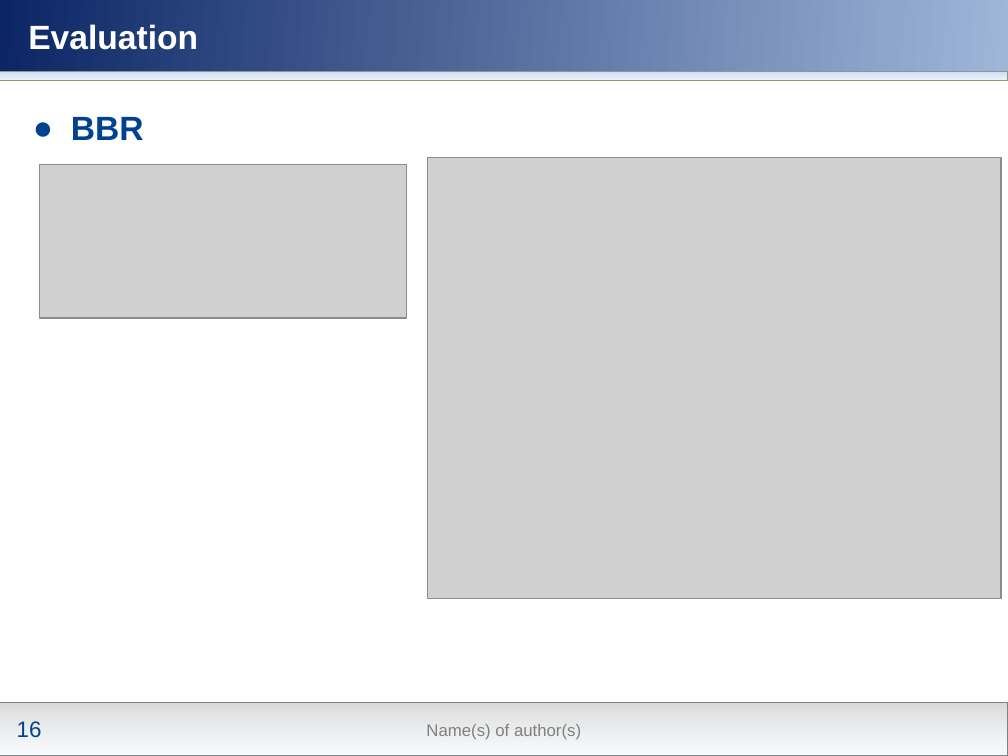
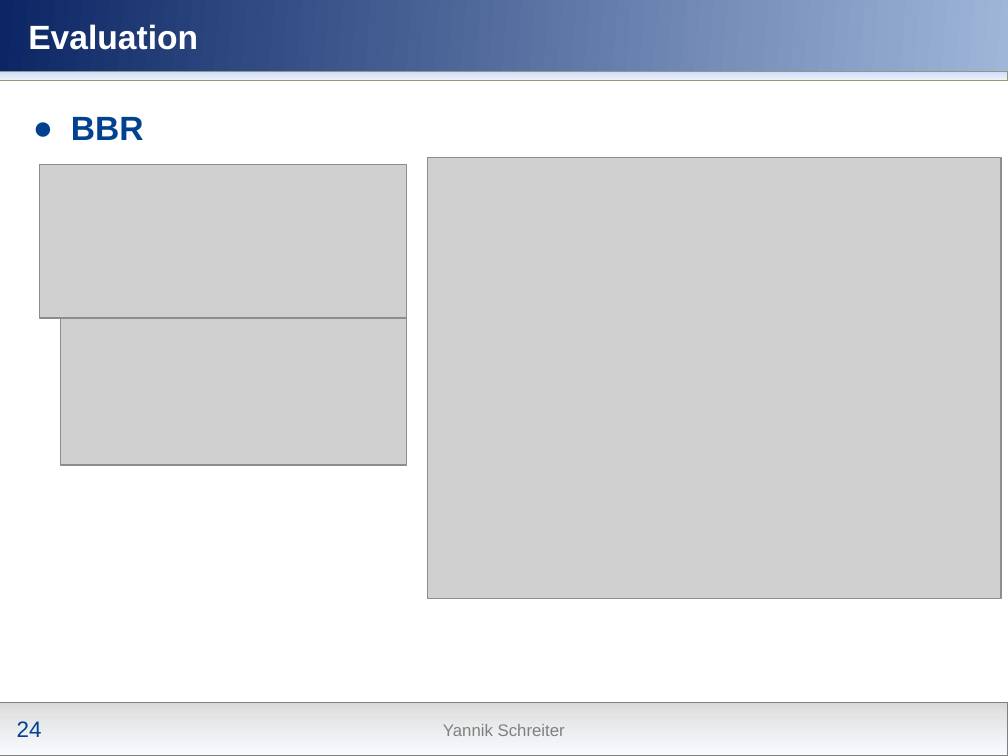
Before and after one commit to nochlachstdu/Seminararbeit, a slide deck: slide 24 of Modern_Congestion_Control.pptx (slide 16 before the commit). Drawn at 1008x756 pixels with LibreOffice and Linux fonts; fonts in the diff are those of the drawing; grey boxes stand for pictures; background and template pictures are left out. Boxes give left, top, right and bottom in pixels: in the first picture for what was removed or moved away, otherwise in the second. Text is boxed around its words. In the diff, an @@ line names an element or a change of style, - is before the commit and + after.

```diff
--- a/Modern_Congestion_Control.pptx
+++ b/Modern_Congestion_Control.pptx
@@ picture added at (60,319,406,466) @@
@@ page number at (17,721,42,737): text changed @@
-16
+24
@@ text at (443,724,565,736): text changed @@
-Name(s) of author(s)
+Yannik Schreiter
```
Also in this commit, not shown: 15 other slides changed, 11 slides added.
